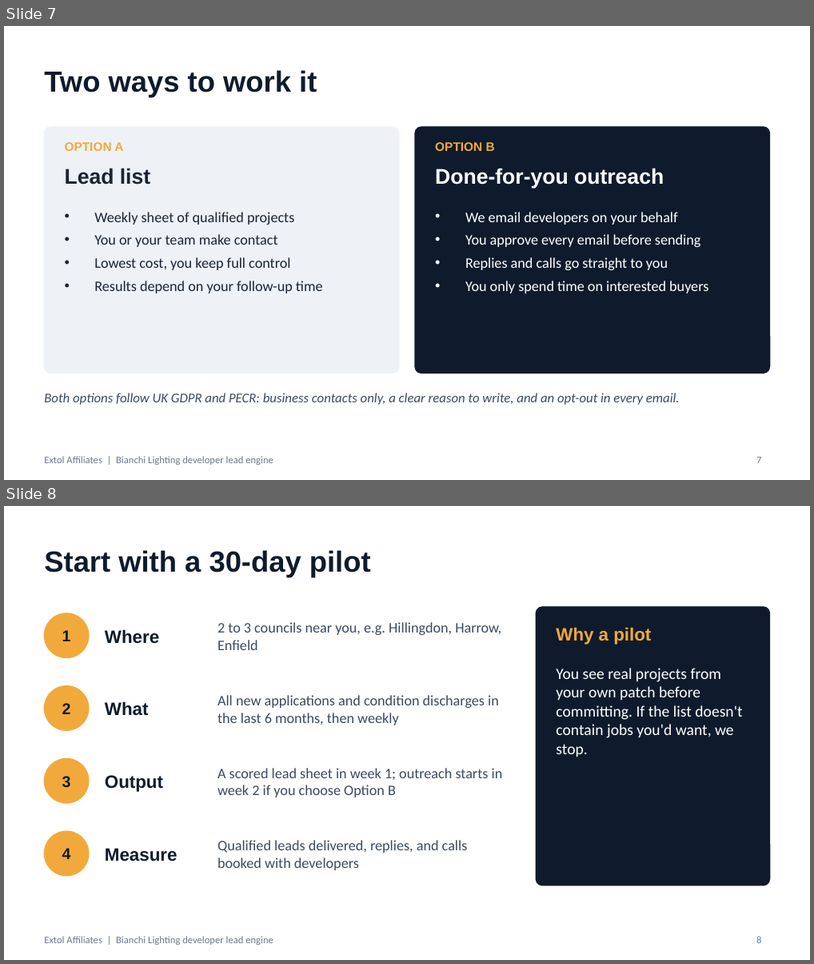
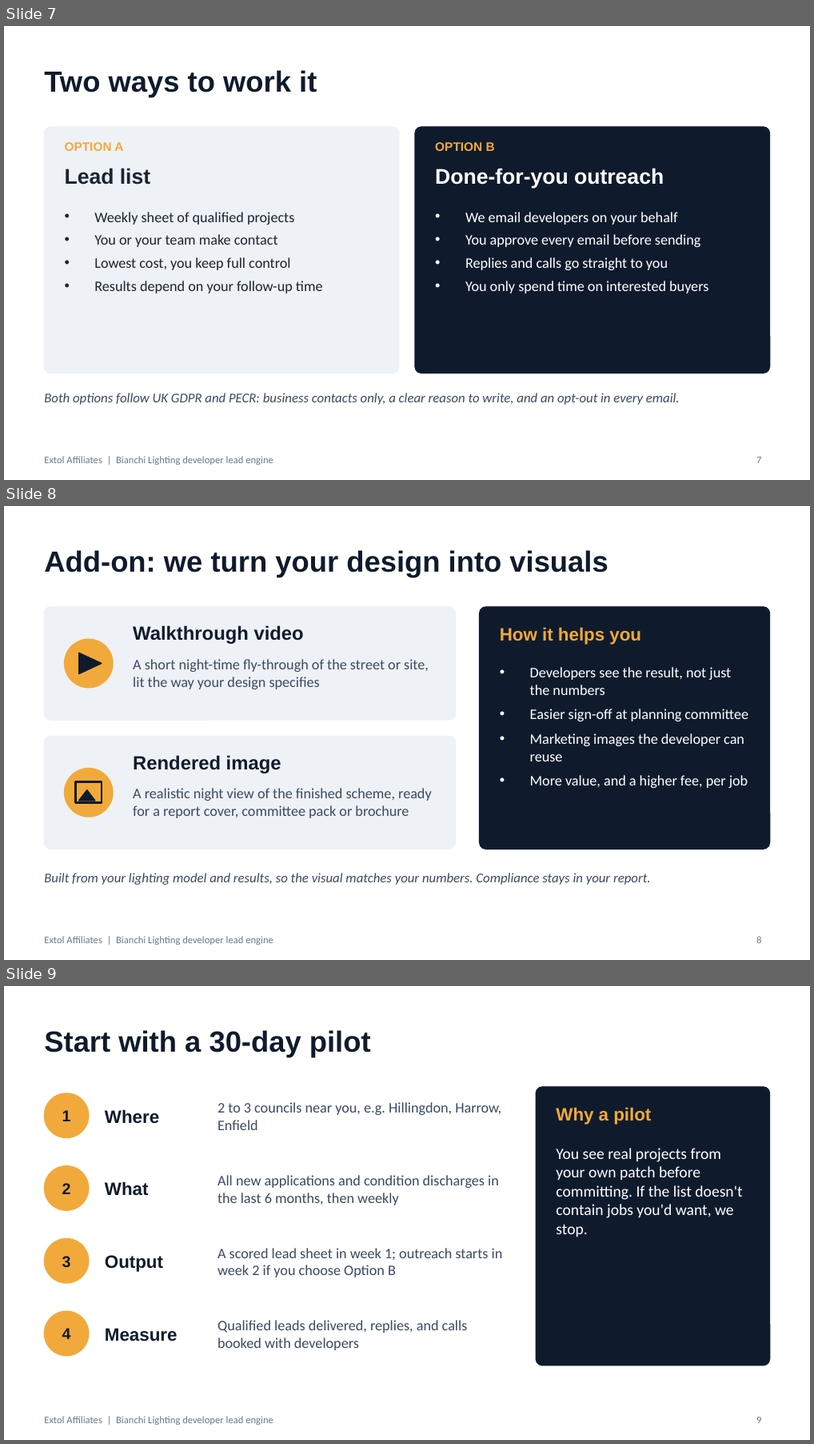
Before and after one commit to extolaffiliates/sales, a slide deck: deliverables/bianchi-lighting/Bianchi-Lighting-Lead-Engine.pptx. Shown one above the other, each under a label of ours: slides 7 and 8 before the commit, slides 7, 8 and 9 after it. The pictures are 814x964 and 814x1444 pixels, drawn with LibreOffice and Linux fonts; fonts in the diff are those of the drawing. Boxes give left, top, right and bottom in pixels: in the first picture for what was removed or moved away, otherwise in the second. Text is boxed around its words. In the diff, an @@ line names an element or a change of style, - is before the commit and + after.

```diff
--- a/deliverables/bianchi-lighting/Bianchi-Lighting-Lead-Engine.pptx
+++ b/deliverables/bianchi-lighting/Bianchi-Lighting-Lead-Engine.pptx
@@ slide 8 added at [4, 506, 810, 960], background #FFFFFF; not listed: 1 template element that a slide beside it also shows @@
@@ title added at [44, 550, 608, 578], 26 pt, text #0F1B2D, bold @@
+Add-on: we turn your design into visuals
@@ rounded rectangle added at [44, 607, 455, 720], fill #EEF2F6, outline #EEF2F6 1 pt @@
@@ text added at [133, 625, 304, 644], 17 pt, text #0F1B2D, bold @@
+Walkthrough video
@@ rounded rectangle added at [480, 607, 770, 848], fill #0F1B2D, outline #0F1B2D 1 pt @@
@@ ellipse added at [65, 639, 113, 688], fill #F2A93B, outline #F2A93B 1 pt @@
@@ text added at [500, 627, 642, 644], 16 pt, text #F2A93B, bold @@
+How it helps you
@@ triangle added at [79, 652, 102, 674], fill #0F1B2D, outline #0F1B2D 1 pt @@
@@ text added at [133, 659, 429, 689], 13 pt, text #3B4A60 @@
+A short night-time fly-through of the street or site, lit the way your design specifies
@@ text added at [530, 667, 749, 788], 13 pt, text #FFFFFF @@
+• Developers see the result, not just the numbers
+• Easier sign-off at planning committee
+• Marketing images the developer can reuse
+• More value, and a higher fee, per job
@@ rounded rectangle added at [44, 736, 455, 848], fill #EEF2F6, outline #EEF2F6 1 pt @@
@@ ellipse added at [65, 768, 113, 816], fill #F2A93B, outline #F2A93B 1 pt @@
@@ text added at [133, 755, 282, 773], 17 pt, text #0F1B2D, bold @@
+Rendered image
@@ rectangle added at [76, 782, 102, 803], fill #F2A93B, outline #0F1B2D 2 pt @@
@@ triangle added at [79, 790, 95, 800], fill #0F1B2D, outline #0F1B2D 1 pt @@
@@ text added at [133, 788, 432, 818], 13 pt, text #3B4A60 @@
+A realistic night view of the finished scheme, ready for a report cover, committee pack or brochure
@@ text added at [44, 872, 651, 884], 12 pt, text #3B4A60, italic @@
+Built from your lighting model and results, so the visual matches your numbers. Compliance stays in your report.
@@ page number added at [757, 936, 762, 943], 9 pt, text #6B7A90 @@
+8
@@ what was slide 8 is now slide 9 @@
```
